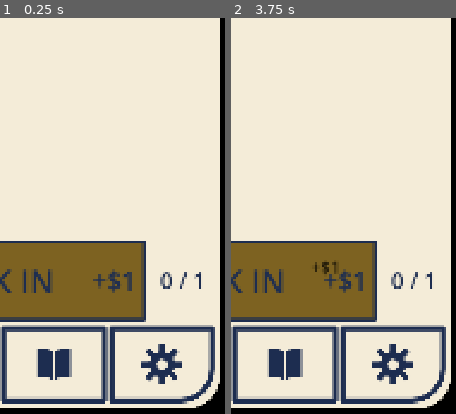
Above: before the commit, frames 1-2 (left to right).
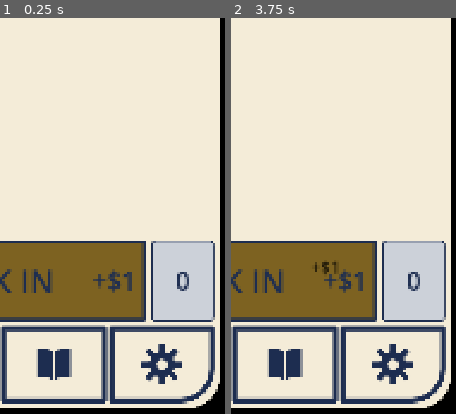
Above: after the commit, the same moments.

Repository: TimGoergen/american-tycoon
Game: Godot game, scene res://Main.tscn
Same seed, same stepped clock (60 frames per second), same inputs: the game is played once before the commit and once after it.
Inputs (mouse positions are % of the whole screen's width and height, from its top left):
- Up to frame 1 (0.25 s): no input
- Up to frame 2 (3.75 s): click "BUY MODE: MAX" at 0.5 s; click "BUY MODE: ×1" at 1.25 s; click "BUY MODE: ×10" at 2 s; click "BUY MODE: ×100" at 2.75 s; click (42, 83) at 3.5 s
The pictures show only the part of the screen within x 50-100%, y 50-100%; the shares and areas given below are measured in that part.

The runs differ from the first frame. In frame 1, 5.7% of the frame differs, in the area x 67-96%, y 56-77%; in frame 2, 5.7%.

Commit message:
Clock-in: show current level only, in a silver badge plate

Diff:
--- a/game/scripts/ui/WagePanel.gd
+++ b/game/scripts/ui/WagePanel.gd
@@ -33,6 +33,10 @@
 #     not the old back-and-forth glide). The band is drawn by a transparent overlay
 #     above the gold fill (see _draw_sweep), so the navy border and the label stay
 #     put and the button never changes size.
+
+## The level badge's fill — a cool metallic silver (no silver exists in UiPalette). Light
+## enough that the navy level number and the navy border both read clearly on it.
+const SILVER_PLATE := Color(0.80, 0.82, 0.85)
 
 ## How long the brighter-gold blink stays on for a single manual tap, in seconds.
 ## Short, so a deliberate tap reads as a crisp blink.
@@ -156,17 +160,22 @@
 	_wage_meter.size_flags_stretch_ratio = 0.85
 	button_row.add_child(_wage_meter)
 
-	# Level readout (the right 15% of the row): "<current level> / <next level>". Filled in
-	# each frame by _process from the live WageState.
+	# Level readout (the right 15% of the row): the current clock-in level, shown inside a silver
+	# plate that is the same height as the clock-in button (Tim, 2026-06-24). The PanelContainer
+	# fills the row's height — which the 196px meter sets — so the plate matches the button, and
+	# the number is centered inside it.
+	var level_panel := PanelContainer.new()
+	level_panel.add_theme_stylebox_override("panel", _make_silver_plate())
+	level_panel.size_flags_horizontal = Control.SIZE_EXPAND_FILL
+	level_panel.size_flags_stretch_ratio = 0.15
+	button_row.add_child(level_panel)
+
 	_level_label = Label.new()
-	_level_label.size_flags_horizontal = Control.SIZE_EXPAND_FILL
-	_level_label.size_flags_stretch_ratio = 0.15
 	_level_label.horizontal_alignment = HORIZONTAL_ALIGNMENT_CENTER
 	_level_label.vertical_alignment = VERTICAL_ALIGNMENT_CENTER
-	_level_label.autowrap_mode = TextServer.AUTOWRAP_WORD_SMART
-	_level_label.add_theme_font_size_override("font_size", UiPalette.FONT_HEADLINE)
+	_level_label.add_theme_font_size_override("font_size", UiPalette.FONT_DISPLAY)
 	_level_label.add_theme_color_override("font_color", UiPalette.NAVY)
-	button_row.add_child(_level_label)
+	level_panel.add_child(_level_label)
 
 	# Highlight overlay: a transparent, mouse-ignoring layer filling the meter, on
 	# which _draw_sweep paints the gliding highlight band while the button is held.
@@ -263,8 +272,8 @@
 			* _wage.wage_multiplier * _wage.auto_tap_power_multiplier
 	_wage_amount_label.text = "+%s" % Money.of(wage_per_tap).display()
 
-	# Right-side readout: the current level and the one being climbed toward (e.g. "3 / 4").
-	_level_label.text = "%d / %d" % [_wage.level, _wage.next_level()]
+	# Right-side readout: the current clock-in level (just the number, in its silver plate).
+	_level_label.text = "%d" % _wage.level
 	# The gold bar fills with the clicks banked toward the next level-up.
 	_apply_wage_fill(_level_progress())
 
@@ -284,6 +293,19 @@
 	if span <= 0:
 		return 0.0
 	return clampf(float(_wage.taps_into_level) / float(span), 0.0, 1.0)
+
+
+## The silver plate behind the level number. A cool metallic gray fill with the project's usual
+## navy border and rounded corners, so it reads as a small "level badge" beside the gold meter.
+## (No silver lives in UiPalette, so the shade is defined here.)
+func _make_silver_plate() -> StyleBoxFlat:
+	var style := StyleBoxFlat.new()
+	style.bg_color = SILVER_PLATE
+	style.set_corner_radius_all(10)
+	style.border_color = UiPalette.NAVY
+	style.set_border_width_all(4)
+	style.set_content_margin_all(8)
+	return style
 
 
 ## Holding the clock-in button auto-taps the wage at the configured rate — a
